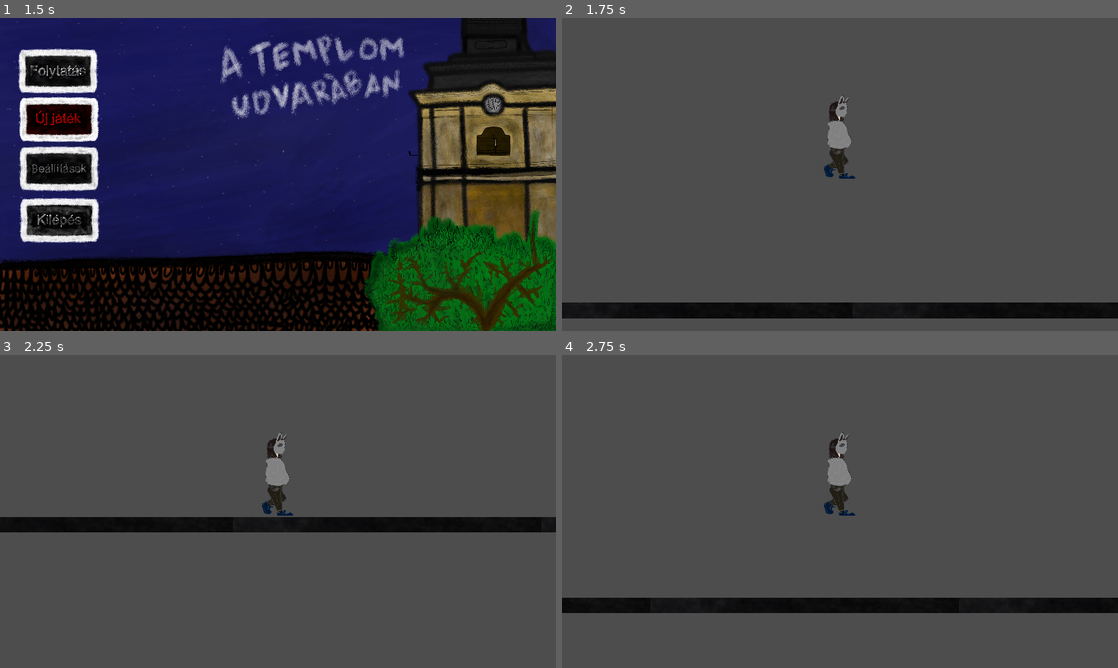
Above: before the commit, frames 1-4 (two rows, left to right).
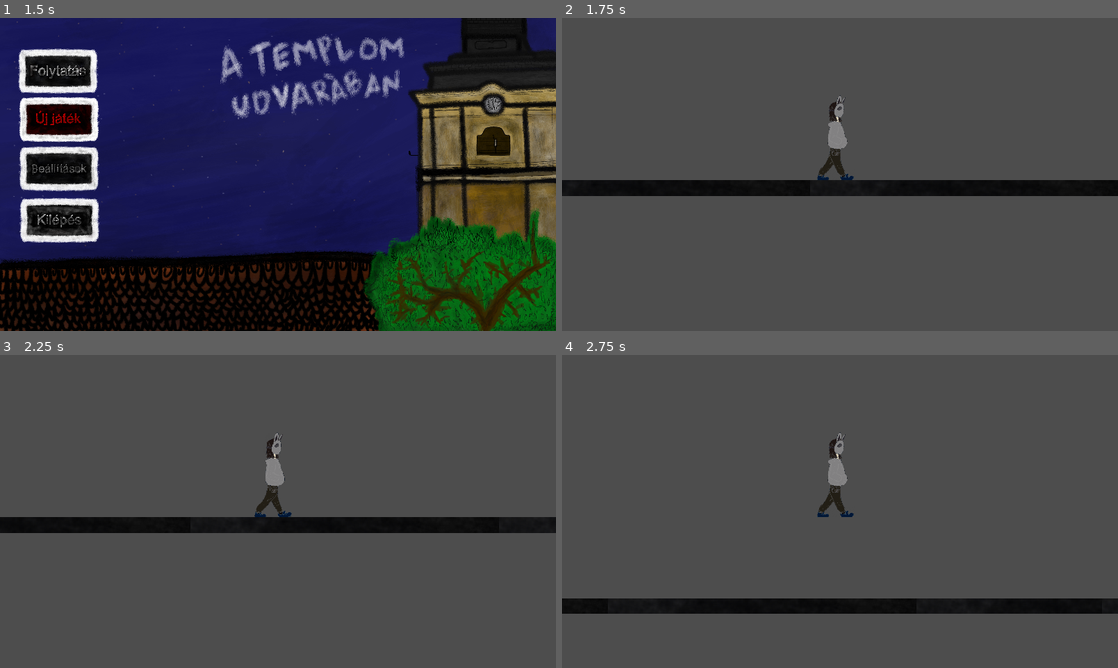
Above: after the commit, the same moments.

Repository: MotherFCKR54/The-Game
Game: Godot game, scene res://scenes/menü.tscn
The game is run twice, just before and just after one commit, with the same random seed, the same clock (stepped at 60 frames per second) and the same inputs.
Inputs (mouse positions are in pixels of both pictures, inside the frame that each line leads up to):
- Up to frame 1 (1.5 s): click (61, 74) at 0.5 s; click (61, 121) at 1.25 s
- Up to frame 2 (1.75 s): no input
- Up to frame 3 (2.25 s): move the mouse to (400, 495) at 2.02 s; hold D (Move_right) from 2.03 s (still down); click (400, 495) at 2.17 s
- Up to frame 4 (2.75 s): keep holding D (Move_right); tap Space (Jump) at 2.27 s

Frame 1 is identical in both runs. In frame 2, 11% of the frame differs, in the area x 0-100%, y 24-96%; in frame 3, 0.7%; in frame 4, 0.9%.

Commit message:
bakfitty
repül a nehéz kő kitudja hol áll meg, ki tudja hol ál meg,s kit hogyan talál meg

Diff:
--- a/the-game/scenes/character_body.tscn
+++ b/the-game/scenes/character_body.tscn
@@ -1,9 +1,47 @@
-[gd_scene load_steps=4 format=3 uid="uid://dm7fwtfixehce"]
+[gd_scene load_steps=10 format=3 uid="uid://dm7fwtfixehce"]
 
 [ext_resource type="Script" path="res://scenes/player_controller.gd" id="1_i11my"]
-[ext_resource type="Texture2D" uid="uid://b0ocarc4uxdvh" path="res://pictures/karakter.png" id="1_ihjd4"]
+[ext_resource type="Texture2D" uid="uid://cg66uh1xuhbcs" path="res://pictures/karaktermozgas 1.png" id="2_mjjwi"]
+[ext_resource type="Texture2D" uid="uid://qodnmkt6nied" path="res://pictures/karakter all.png" id="2_phr0m"]
+[ext_resource type="Texture2D" uid="uid://bsnu8i18u0dmm" path="res://pictures/karaktermozgas 2.png" id="3_1ayv3"]
+[ext_resource type="Texture2D" uid="uid://fg50tgsva8b2" path="res://pictures/karaktermozgas 3.png" id="4_50vcb"]
+[ext_resource type="Texture2D" uid="uid://o27u0twt3bcr" path="res://pictures/karaktermozgas 4.png" id="5_0lwv4"]
+[ext_resource type="Texture2D" uid="uid://by8dckwc1tn18" path="res://pictures/karaktermozgas 5.png" id="6_3yj77"]
+
+[sub_resource type="SpriteFrames" id="SpriteFrames_ewy4g"]
+animations = [{
+"frames": [{
+"duration": 0.51,
+"texture": ExtResource("3_1ayv3")
+}, {
+"duration": 0.51,
+"texture": ExtResource("2_mjjwi")
+}, {
+"duration": 0.51,
+"texture": ExtResource("4_50vcb")
+}, {
+"duration": 0.91,
+"texture": ExtResource("5_0lwv4")
+}, {
+"duration": 0.91,
+"texture": ExtResource("6_3yj77")
+}],
+"loop": true,
+"name": &"default",
+"speed": 5.0
+}, {
+"frames": [{
+"duration": 1.0,
+"texture": ExtResource("2_phr0m")
+}],
+"loop": true,
+"name": &"new_animation",
+"speed": 5.0
+}]
 
 [sub_resource type="CapsuleShape2D" id="CapsuleShape2D_drpoi"]
+radius = 6.32032
+height = 20.1466
 
 [node name="CharacterBody2D" type="CharacterBody2D"]
 scale = Vector2(1.25374, 1.9908)
@@ -15,15 +53,12 @@
 
 [node name="AgentAnimator" type="Node2D" parent="."]
 
-[node name="AnimationPlayer" type="AnimationPlayer" parent="AgentAnimator"]
-root_node = NodePath("../..")
-
-[node name="Sprite2D" type="Sprite2D" parent="AgentAnimator"]
-position = Vector2(0, -22)
-scale = Vector2(0.0563265, 0.0278008)
-texture = ExtResource("1_ihjd4")
+[node name="AnimatedSprite2D" type="AnimatedSprite2D" parent="AgentAnimator"]
+position = Vector2(-0.797614, -21.5994)
+scale = Vector2(0.0452884, 0.0278763)
+sprite_frames = SubResource("SpriteFrames_ewy4g")
 
 [node name="CollisionShape2D" type="CollisionShape2D" parent="."]
-position = Vector2(1, -20)
-scale = Vector2(1.16836, 1.3846)
+position = Vector2(0, -18.5855)
+scale = Vector2(2.27157, 1.94476)
 shape = SubResource("CapsuleShape2D_drpoi")
--- a/the-game/scenes/game.tscn
+++ b/the-game/scenes/game.tscn
@@ -61,4 +61,5 @@
 layer_0/tile_data = PackedInt32Array(2293760, 2097152, 17, 2293761, 2162688, 17, 2293762, 2228224, 17, 2293763, 2293760 …(1501 unchanged characters)…
 
 [node name="CharacterBody2D" parent="." instance=ExtResource("2_mlb44")]
-position = Vector2(307, 446)
+position = Vector2(351, 576)
+scale = Vector2(1.25374, 2.00081)
--- a/the-game/scenes/player_controller.gd
+++ b/the-game/scenes/player_controller.gd
@@ -3,6 +3,8 @@
 
 const SPEED = 300.0
 const JUMP_VELOCITY = -400.0
+
+@onready var animated_sprite = $AgentAnimator/AnimatedSprite2D
 
 
 func _physics_process(delta: float) -> void:
@@ -19,7 +21,9 @@
 	var direction := Input.get_axis("Move_left", "Move_right")
 	if direction:
 		velocity.x = direction * SPEED
+		animated_sprite.play("default")
+		animated_sprite.flip_h = direction < 0
 	else:
 		velocity.x = move_toward(velocity.x, 0, SPEED)
-
+		animated_sprite.stop()
 	move_and_slide()
Binary file added: the-game/pictures/karakter all.png
Not shown, added: the-game/pictures/karakter all.png.import
Binary file added: the-game/pictures/karaktermozgas 1.png
Not shown, added: the-game/pictures/karaktermozgas 1.png.import
Binary file added: the-game/pictures/karaktermozgas 2.png
Not shown, added: the-game/pictures/karaktermozgas 2.png.import
Binary file added: the-game/pictures/karaktermozgas 3.png
Not shown, added: the-game/pictures/karaktermozgas 3.png.import
Binary file added: the-game/pictures/karaktermozgas 4.png
Not shown, added: the-game/pictures/karaktermozgas 4.png.import
Binary file added: the-game/pictures/karaktermozgas 5.png
Not shown, added: the-game/pictures/karaktermozgas 5.png.import
